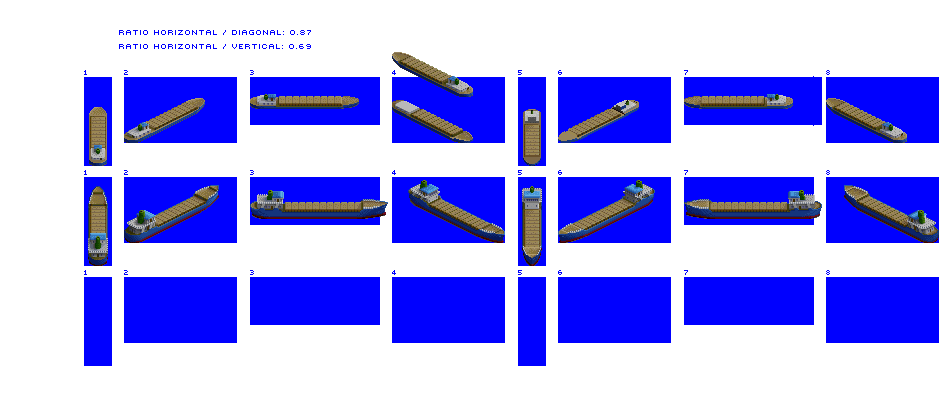
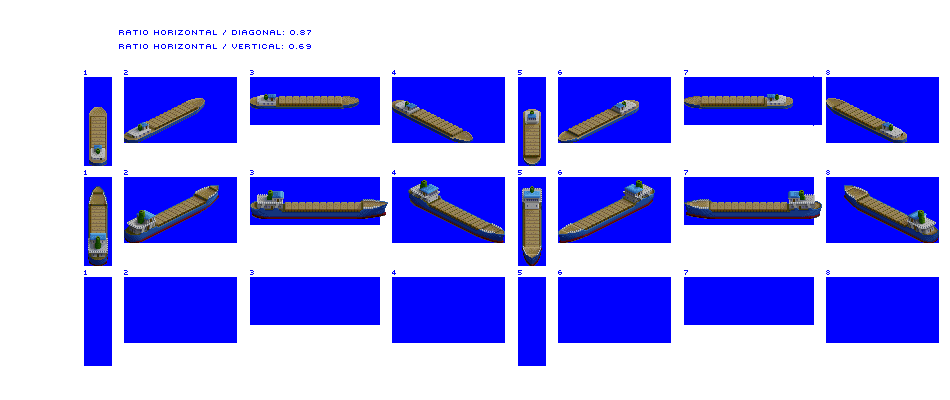
Layer changes from the first 950×400 image to the second:
painted on "River Boat" over [138, 52, 893, 164]
